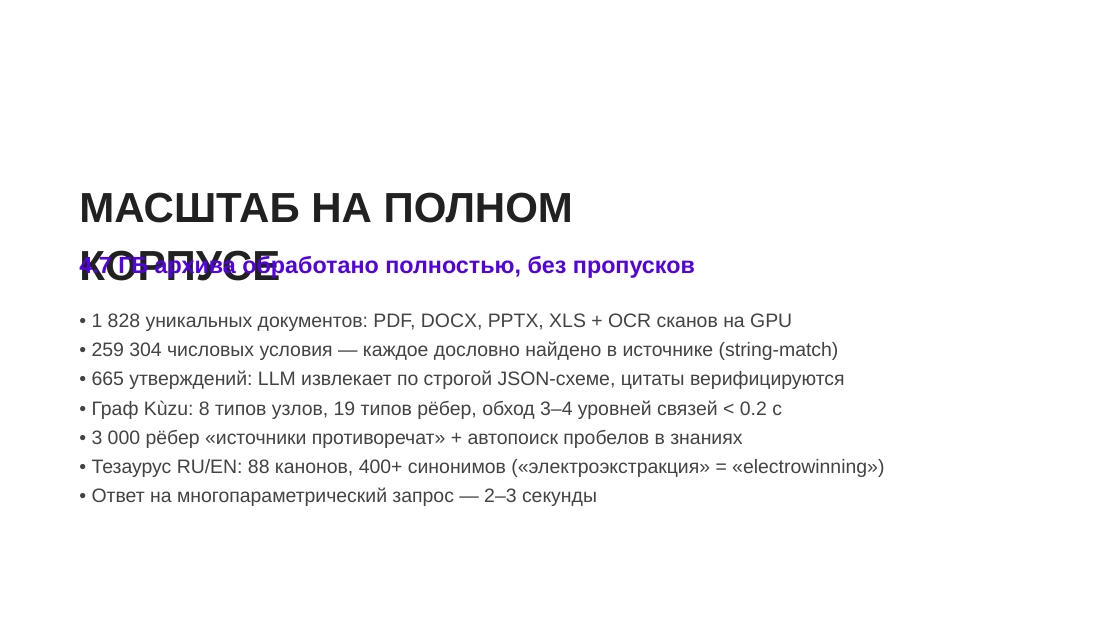
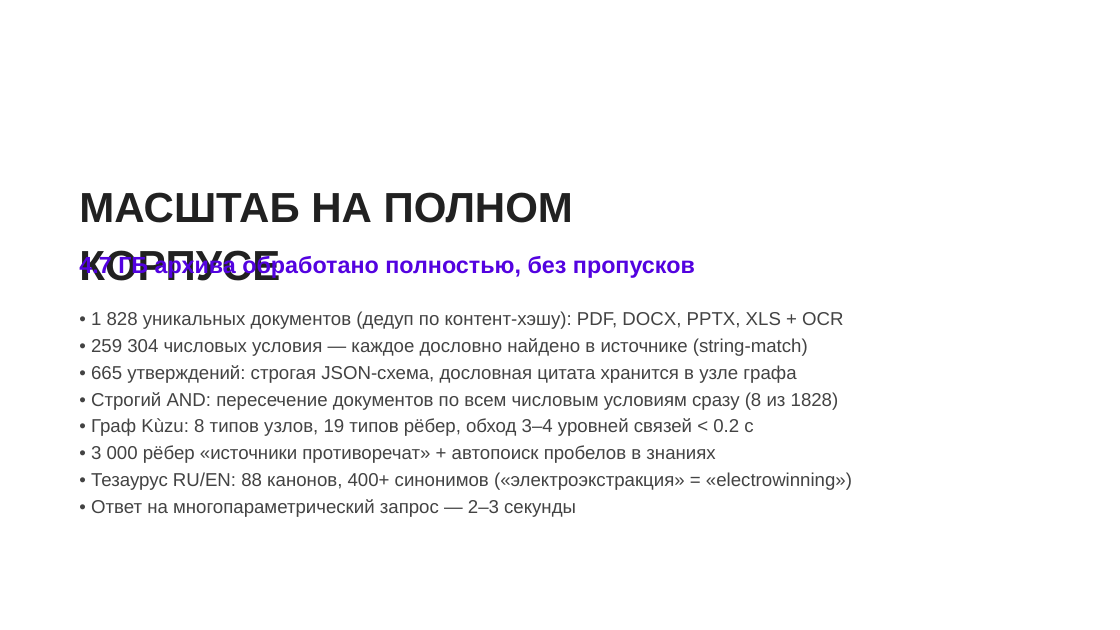
Before and after one commit to CatPawsCoder/Nornickel_aI_science_hack, a slide deck: slide 5 of presentation/nauchny-klubok-NN-v2.pptx. Drawn at 1120x630 pixels with LibreOffice and Linux fonts; fonts in the diff are those of the drawing; background and template pictures are left out. Boxes give left, top, right and bottom in pixels: in the first picture for what was removed or moved away, otherwise in the second. Text is boxed around its words. In the diff, an @@ line names an element or a change of style, - is before the commit and + after.

Commit message:
README и презентация: строгий AND, цитаты в узлах графа, раздел «Качество и безопасность», дедуп корпуса

```diff
--- a/presentation/nauchny-klubok-NN-v2.pptx
+++ b/presentation/nauchny-klubok-NN-v2.pptx
@@ text at (91,311,843,329): text changed; size 12.5 to 12 pt @@
-• 1 828 уникальных документов: PDF, DOCX, PPTX, XLS + OCR сканов на GPU
+• 1 828 уникальных документов (дедуп по контент-хэшу): PDF, DOCX, PPTX, XLS + OCR
@@ text at (91,338,852,517): size 12.5 to 12 pt in "• 259 304 числовых условия — каждое ...", "• Граф Kùzu: 8 типов узлов, 19 ...", "• 3 000 рёбер «источники противоречат» + ...", "• Тезаурус RU/EN: 88 канонов, 400+ синонимов ..." and 1 more places; line spacing 1.25 to 1.2 @@
@@ text at (91,365,839,410): text changed; size 12.5 to 12 pt @@
-• 665 утверждений: LLM извлекает по строгой JSON-схеме, цитаты верифицируются
+• 665 утверждений: строгая JSON-схема, дословная цитата хранится в узле графа
+• Строгий AND: пересечение документов по всем числовым условиям сразу (8 из 1828)
```
Also in this commit, not shown: 1 other slide changed, 2 other files.
